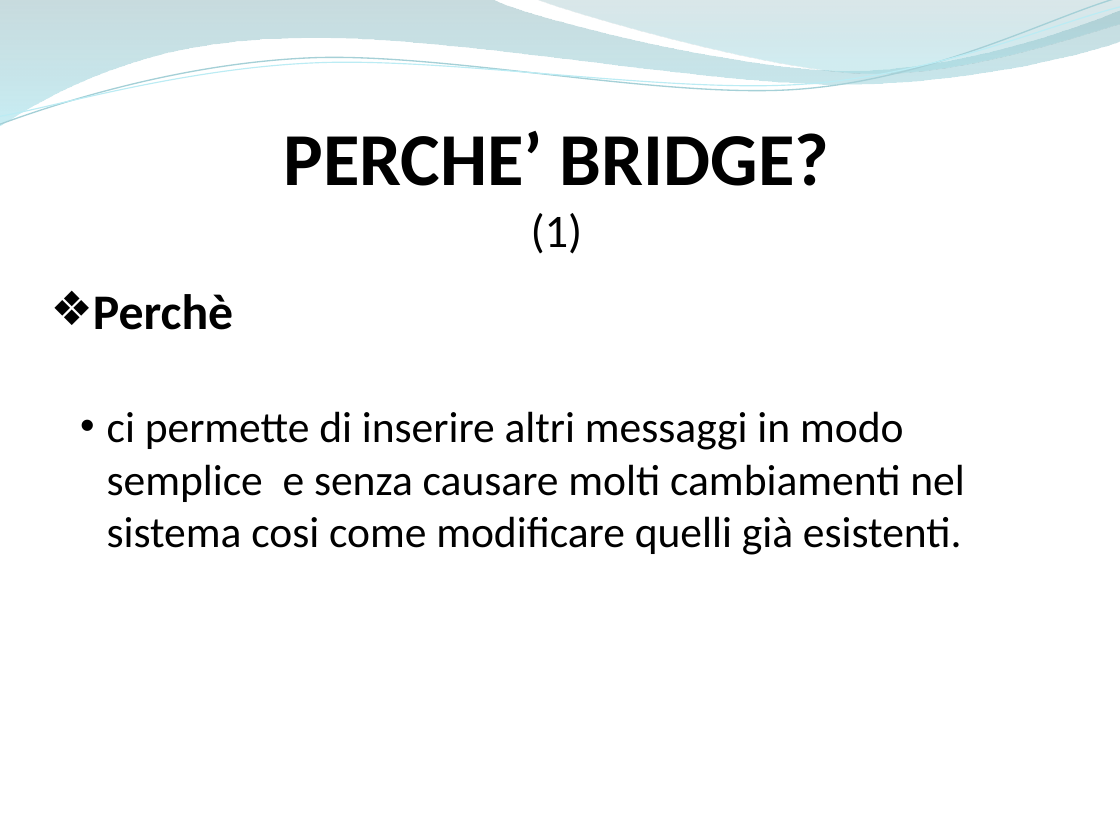
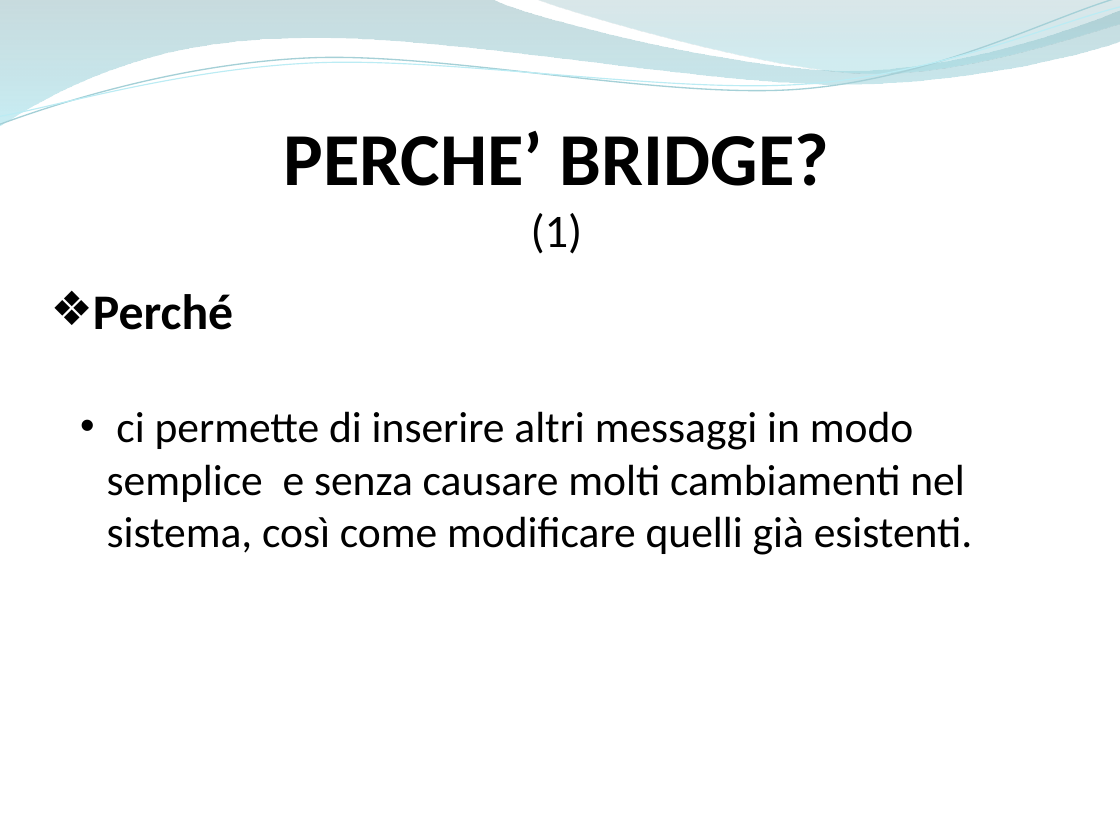
Before and after one commit to ammirate/at-silo, a slide deck: slide 8 of Presentazione/Atsilo1/Bottiglieri/Atsilo_A_GianfrancoB.pptx. Drawn at 1120x840 pixels with LibreOffice and Linux fonts; fonts in the diff are those of the drawing. Boxes give left, top, right and bottom in pixels: in the first picture for what was removed or moved away, otherwise in the second. Text is boxed around its words. In the diff, an @@ line names an element or a change of style, - is before the commit and + after.

```diff
--- a/Presentazione/Atsilo1/Bottiglieri/Atsilo_A_GianfrancoB.pptx
+++ b/Presentazione/Atsilo1/Bottiglieri/Atsilo_A_GianfrancoB.pptx
@@ text at (93, 294, 973, 555): text changed @@
-❖ Perchè
-  • ci permette di inserire altri messaggi in modo semplice e senza causare molti cambiamenti nel sistema cosi come modificare quelli già esistenti.
+❖ Perché
+  • ci permette di inserire altri messaggi in modo semplice e senza causare molti cambiamenti nel sistema, così come modificare quelli già esistenti.
```
Also in this commit, not shown: 6 other slides changed, 1 other file.
